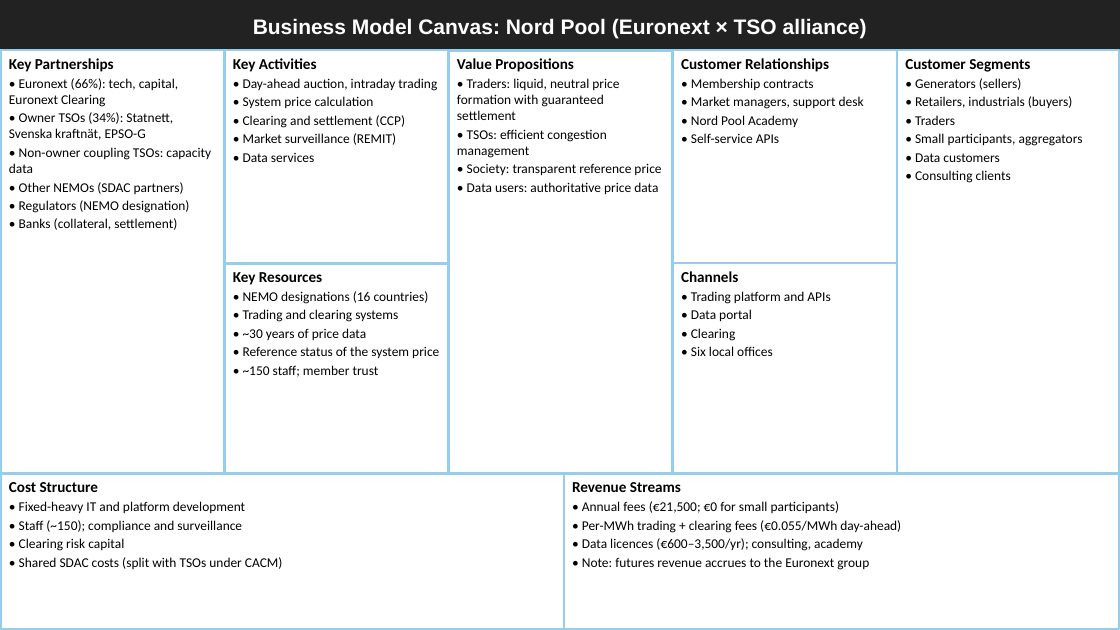
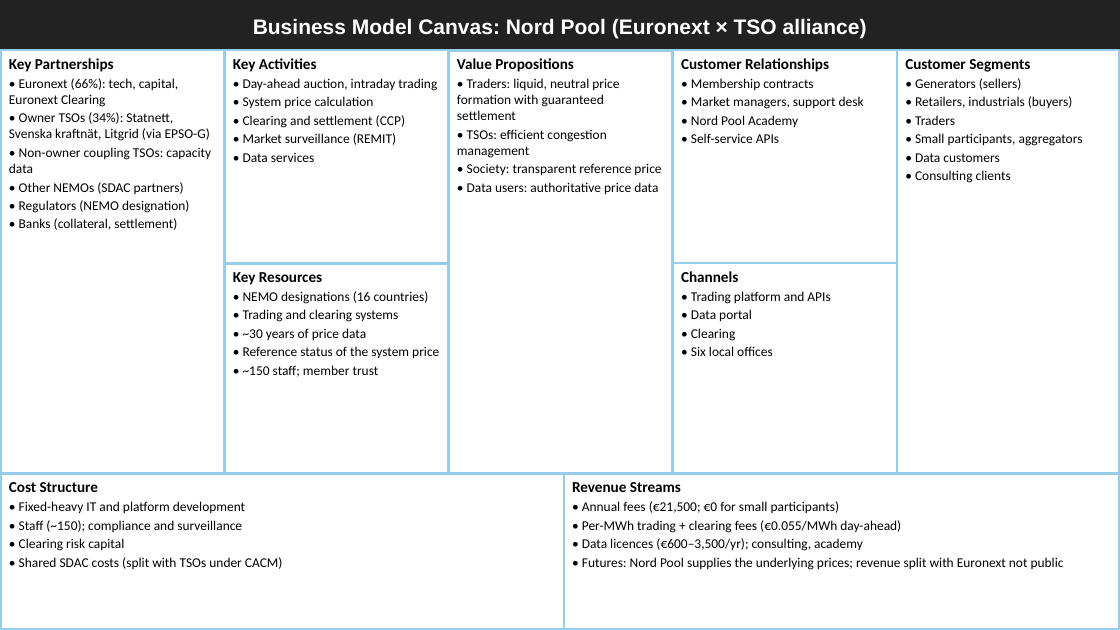
Before and after one commit to SimenSvensson/DIgital-Okonomi, a slide deck: slide 1 of Images/bmc_nordpool.pptx. Drawn at 1120x630 pixels with LibreOffice and Linux fonts; fonts in the diff are those of the drawing; background and template pictures are left out. Boxes give left, top, right and bottom in pixels: in the first picture for what was removed or moved away, otherwise in the second. Text is boxed around its words. In the diff, an @@ line names an element or a change of style, - is before the commit and + after.

```diff
--- a/Images/bmc_nordpool.pptx
+++ b/Images/bmc_nordpool.pptx
@@ text at <box>9,112,210,141</box>: text changed @@
-• Owner TSOs (34%): Statnett, Svenska kraftnät, EPSO-G
+• Owner TSOs (34%): Statnett, Svenska kraftnät, Litgrid (via EPSO-G)
@@ text at <box>582,557,1064,570</box>: text changed @@
-• Note: futures revenue accrues to the Euronext group
+• Futures: Nord Pool supplies the underlying prices; revenue split with Euronext not public
```
Also in this commit, not shown: 9 other files.
